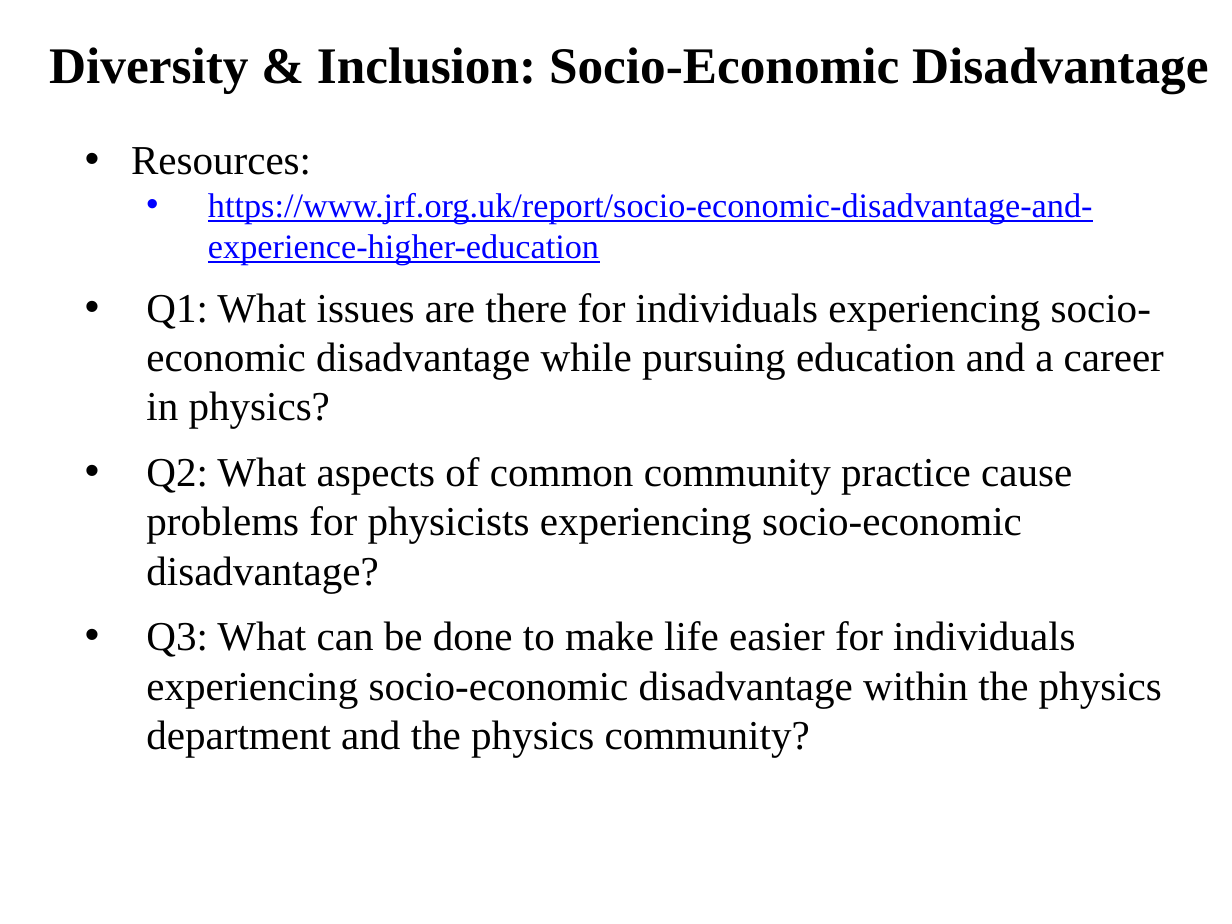
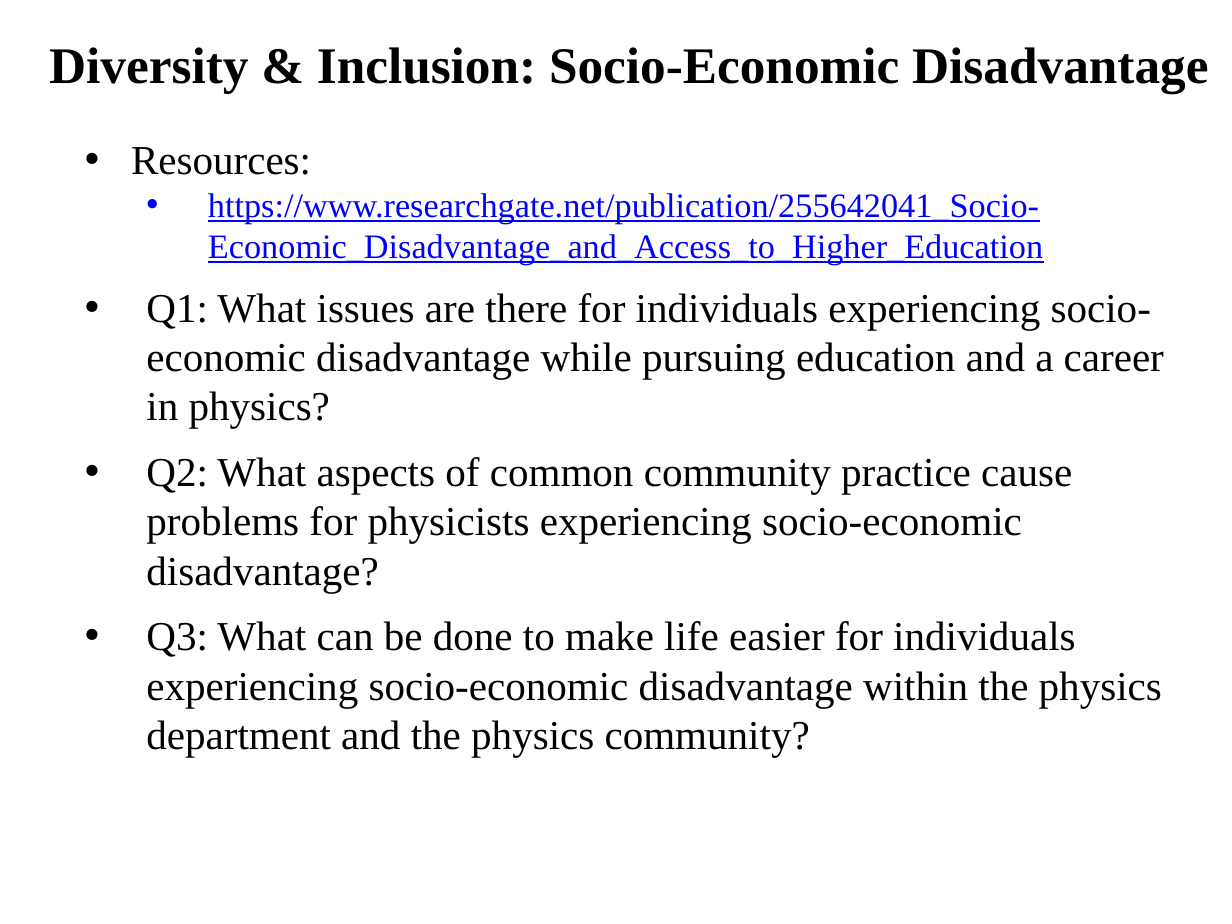
Before and after one commit to ajvanderhorst/PhysicsCapstoneGW, a slide deck: slide 24 of Slides/Class13.pptx (slide 20 before the commit). Drawn at 1232x924 pixels with LibreOffice and Linux fonts; fonts in the diff are those of the drawing. Boxes give left, top, right and bottom in pixels: in the first picture for what was removed or moved away, otherwise in the second. Text is boxed around its words. In the diff, an @@ line names an element or a change of style, - is before the commit and + after.

```diff
--- a/Slides/Class13.pptx
+++ b/Slides/Class13.pptx
@@ text at <box>208,193,1043,265</box>: text changed @@
-  • https://www.jrf.org.uk/report/socio-economic-disadvantage-and-experience-higher-education
+  • https://www.researchgate.net/publication/255642041_Socio-Economic_Disadvantage_and_Access_to_Higher_Education
```
Also in this commit, not shown: 10 other slides changed, 4 slides added, 15 other files.
